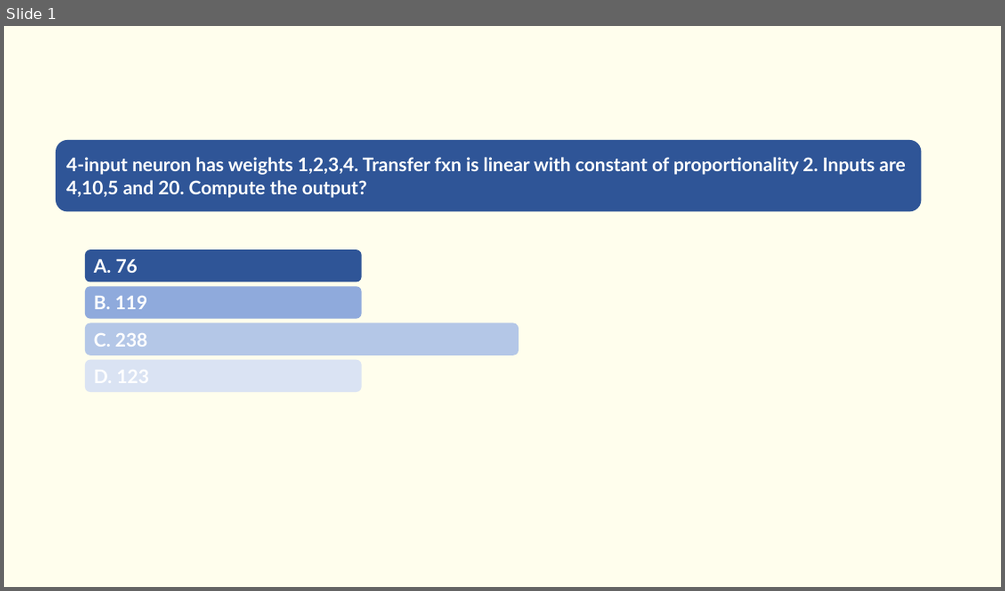
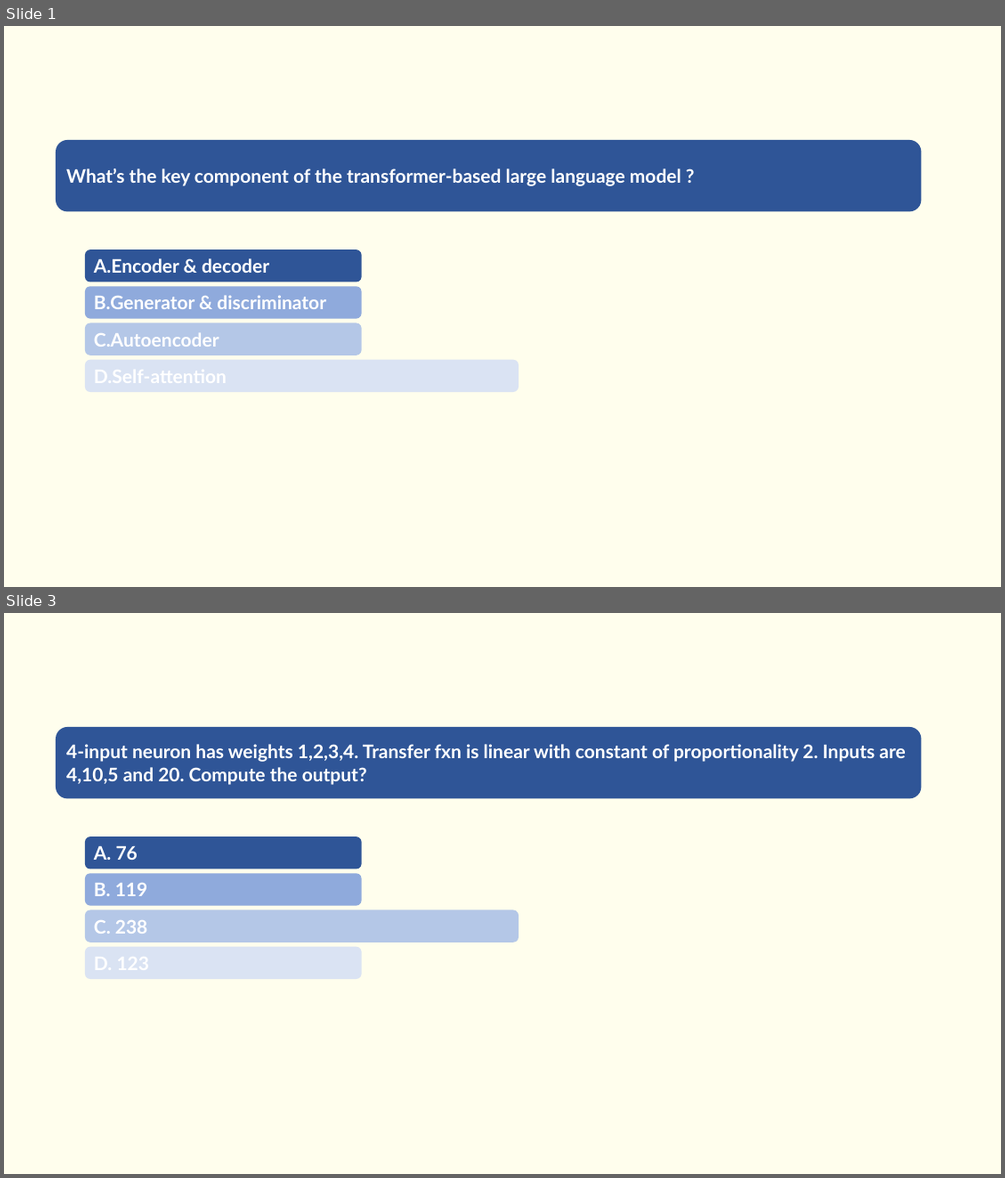
Before and after one commit to Saira55/Machine-Learning-Multiple-Choice-Questions, a slide deck: Machine Learning Quiz Question.pptx. Shown one above the other, each under a label of ours: slide 1 before the commit, slides 1 and 3 after it; the slides between them are not shown. The pictures are 1005x591 and 1005x1178 pixels, drawn with LibreOffice and Linux fonts; fonts in the diff are those of the drawing. Boxes give left, top, right and bottom in pixels: in the first picture for what was removed or moved away, otherwise in the second. Text is boxed around its words. In the diff, an @@ line names an element or a change of style, - is before the commit and + after.

```diff
--- a/Machine Learning Quiz Question.pptx
+++ b/Machine Learning Quiz Question.pptx
@@ slide 1 added at <box>4,26,1001,587</box>, background #FFFEED @@
@@ rounded rectangle added at <box>56,140,922,211</box>, fill #2F5597, 18 pt, text #FFFFFF, bold @@
+What’s the key component of the transformer-based large language model ?
@@ rounded rectangle added at <box>85,249,362,281</box>, fill #2F5597, 18 pt, text #FFFFFF, bold @@
+A.Encoder & decoder
@@ rounded rectangle added at <box>85,286,362,319</box>, fill #8FAADC, 18 pt, text #FFFFFF, bold @@
+B.Generator & discriminator
@@ rounded rectangle added at <box>85,323,362,355</box>, fill #B4C7E7, 18 pt, text #FFFFFF, bold @@
+C.Autoencoder
@@ rounded rectangle added at <box>85,360,518,392</box>, fill #DAE3F3 @@
@@ what was slide 1 is now slide 3 @@
```
Also in this commit, not shown: 1 other slide added.
